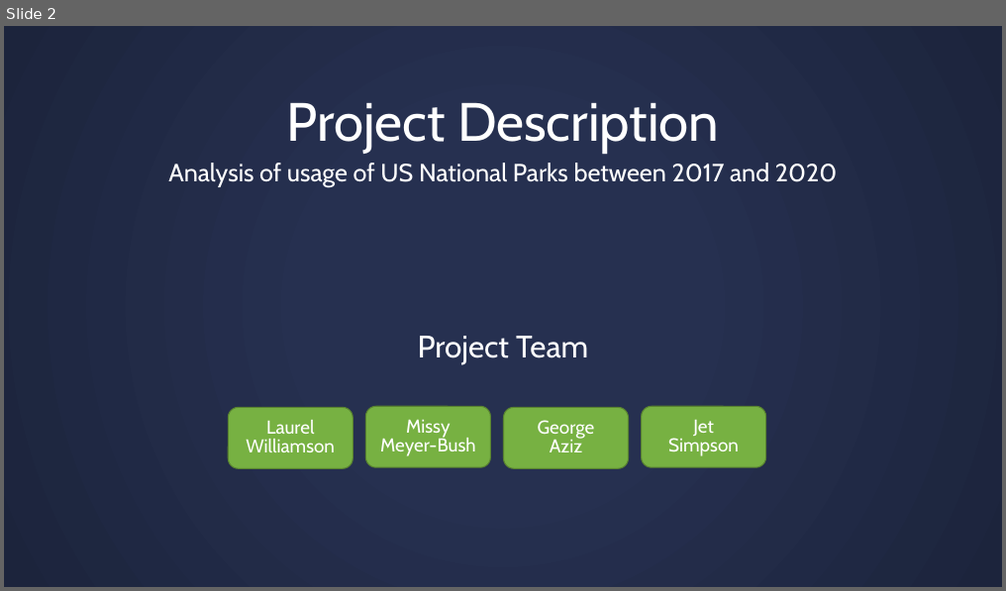
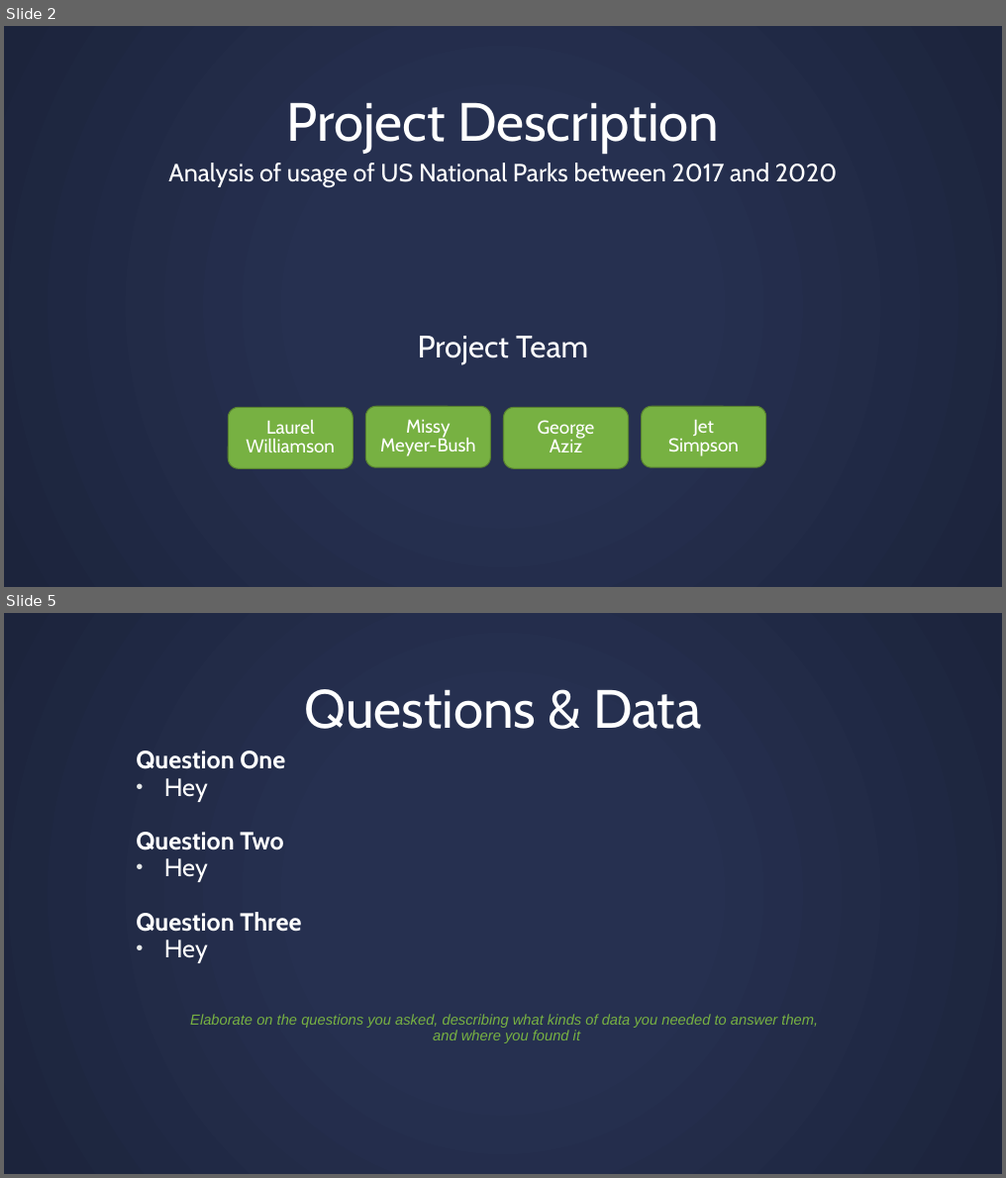
Before and after one commit to missymeyer/ProjectOne, a slide deck: Presentation_ProjectOne.pptx. Shown one above the other, each under a label of ours: slide 2 before the commit, slides 2 and 5 after it; the slides between them are not shown. The pictures are 1006x591 and 1006x1178 pixels, drawn with LibreOffice and Linux fonts; fonts in the diff are those of the drawing. Boxes give left, top, right and bottom in pixels: in the first picture for what was removed or moved away, otherwise in the second. Text is boxed around its words. In the diff, an @@ line names an element or a change of style, - is before the commit and + after.

```diff
--- a/Presentation_ProjectOne.pptx
+++ b/Presentation_ProjectOne.pptx
@@ slide 5 added at box(4, 613, 1002, 1174), background gradient #263050 to #1D243C @@
@@ title added at box(304, 689, 701, 729), 52 pt, text #FFFFFF @@
+Questions & Data
@@ text added at box(136, 751, 301, 963), 24 pt, text #FFFFFF, bold @@
+Question One
+• Hey
+Question Two
+• Hey
+Question Three
+• Hey
@@ text added at box(190, 1014, 818, 1044), 14 pt, text #77B142, italic @@
+Elaborate on the questions you asked, describing what kinds of data you needed to answer them, and where you found it
```
Also in this commit, not shown: 7 other slides added, 12 slides removed.
